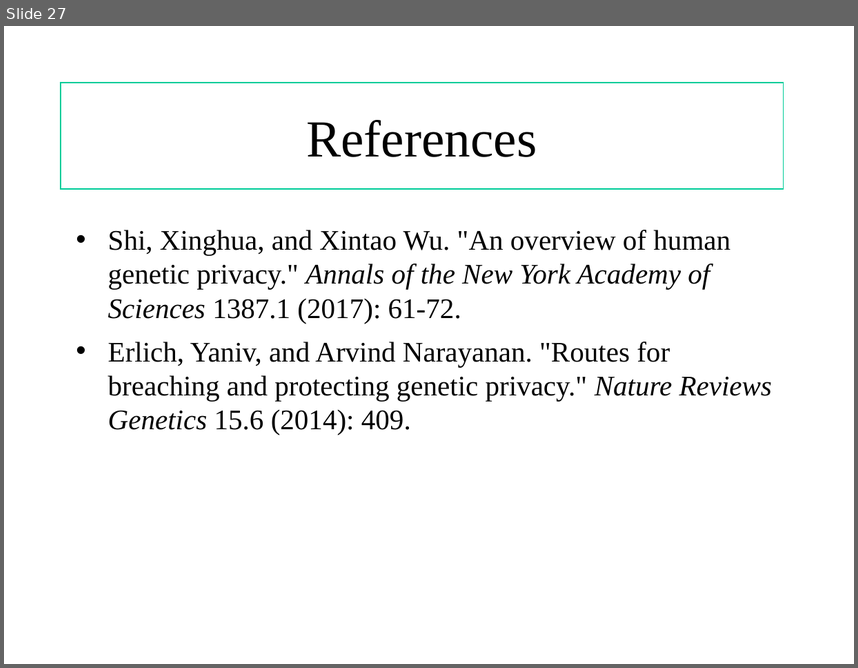
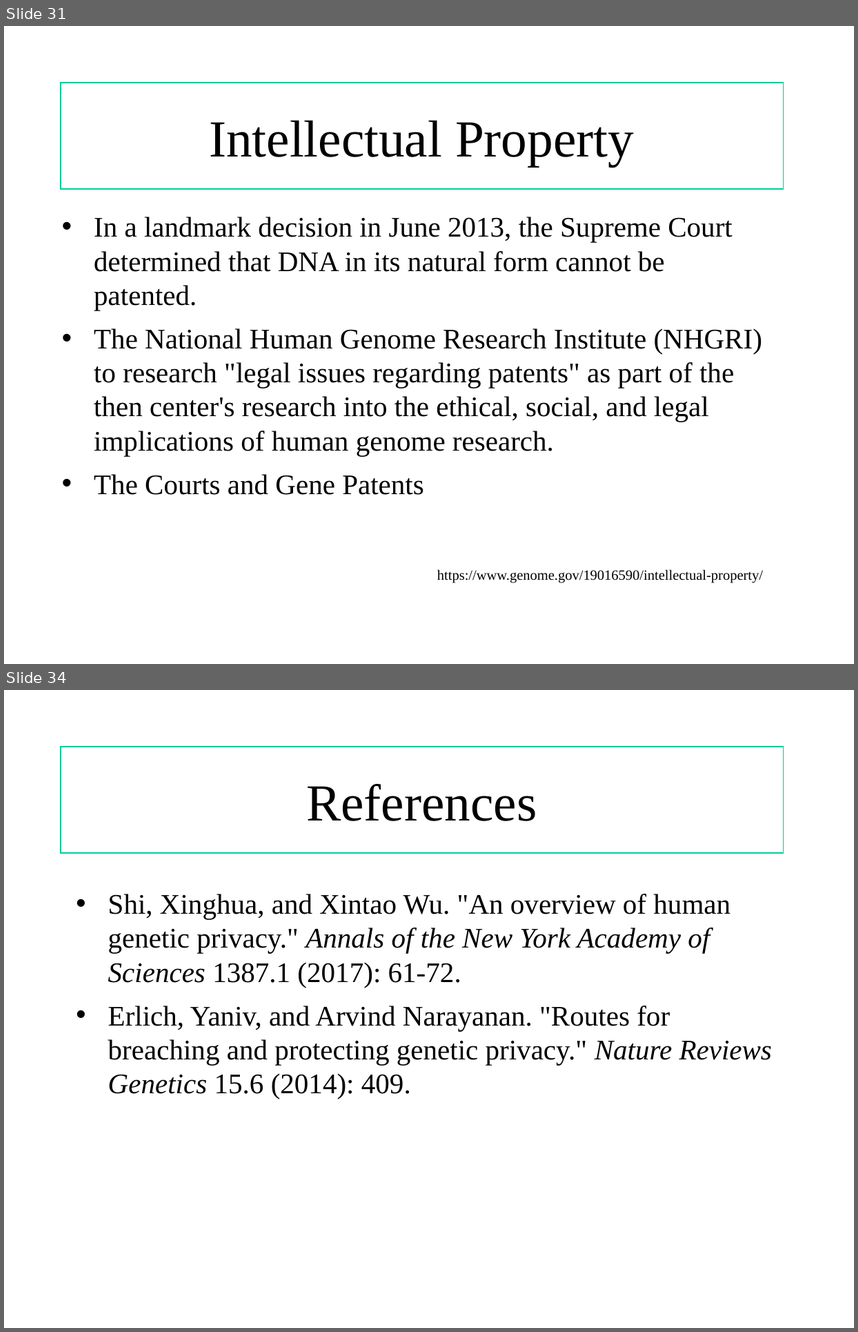
Before and after one commit to shilab/Genetic-Privacy-, a slide deck: risks and ethics.ppt. Shown one above the other, each under a label of ours: slide 27 before the commit, slides 31 and 34 after it; the slides between them are not shown. The pictures are 858x668 and 858x1332 pixels, drawn with LibreOffice and Linux fonts; fonts in the diff are those of the drawing. Boxes give left, top, right and bottom in pixels: in the first picture for what was removed or moved away, otherwise in the second. Text is boxed around its words. In the diff, an @@ line names an element or a change of style, - is before the commit and + after.

```diff
--- a/risks and ethics.ppt
+++ b/risks and ethics.ppt
@@ slide 31 added at <box>4,26,854,664</box>, background #FFFFFF @@
@@ rectangle added at <box>61,83,784,190</box>, outline #00CC99 0.74 pt, 44 pt, text #000000 @@
+Intellectual Property
@@ text added at <box>94,216,762,495</box>, 24 pt, text #000000 @@
+• In a landmark decision in June 2013, the Supreme Court determined that DNA in its natural form cannot be patented.
+• The National Human Genome Research Institute (NHGRI) to research "legal issues regarding patents" as part of the then center's research into the ethical, social, and legal implications of human genome research.
+• The Courts and Gene Patents
@@ text added at <box>437,569,763,583</box>, 12 pt, text #000000 @@
+https://www.genome.gov/19016590/intellectual-property/
@@ what was slide 27 is now slide 34 @@
```
Also in this commit, not shown: 6 other slides added.
